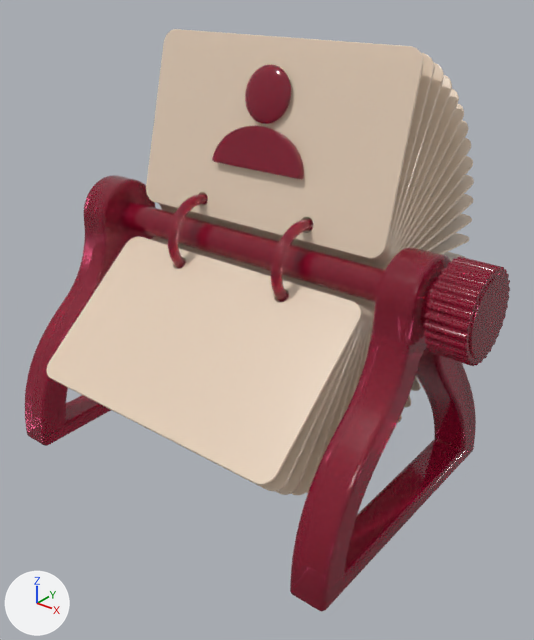
One commit to the glTF model deploycli/awsicons/models/aws/cognito.glb: the scene before it, then after it.
Rendered twice from a 50 mm camera at (2.85, -3.36, 3.1) aimed at (0.16, 0.0, 1.02). Arrows for +X, +Y and +Z are at lower left; the lights stay in place. The first picture is the older version. Where no turn or scale is listed for an object, it has been applied to the vertices.

The older version as bpy lines, for what is in view:
```python
ob_card_retaining_ring_001 = bpy.data.objects.new('Card retaining ring.001', me_torus_001)
ob_card_retaining_ring_001.location = (0.42, 0.0, 1.47)
ob_fluted_thumbwheel = bpy.data.objects.new('Fluted thumbwheel', me_fluted_thumbwheel)
ob_fluted_thumbwheel.location = (0.0, 0.0, 0.0)
ob_profile_card_34 = bpy.data.objects.new('Profile card 34', me_profile_card_01)
ob_profile_card_34.location = (0.0, 0.0, 1.47)
ob_profile_card_34.rotation_euler = (2.269, 0.0, 0.0)  # degrees (130, 0, 0)
ob_profile_head = bpy.data.objects.new('Profile head', me_sphere)
ob_profile_head.location = (0.0, 0.209, 2.383)
ob_profile_shoulders = bpy.data.objects.new('Profile shoulders', me_profile_shoulders)
ob_profile_shoulders.location = (0.0, 0.0, 1.47)
ob_spindle = bpy.data.objects.new('Spindle', me_spindle)
ob_spindle.location = (0.0, 0.0, 0.0)
ob_swept_ruby_glass_leg = bpy.data.objects.new('Swept ruby-glass leg', me_sculpted_leg_with_integral_sole)
ob_swept_ruby_glass_leg.location = (0.0, 0.0, 0.0)
ob_swept_ruby_glass_leg_001 = bpy.data.objects.new('Swept ruby-glass leg.001', me_sculpted_leg_with_integral_sole_001)
ob_swept_ruby_glass_leg_001.location = (0.0, 0.0, 0.0)
ob_thumbwheel_face = bpy.data.objects.new('Thumbwheel face', me_thumbwheel_face)
ob_thumbwheel_face.location = (0.0, 0.0, 0.0)
# also in view: 'Card retaining ring' at (-0.42, 0.0, 1.47); 'Profile card 07' at (0.0, 0.57, 1.88); 'Profile card 01' at (0.0, 0.18, 2.15); 'Profile card 05' at (0.0, 0.46, 2.0); 'Profile card 03' at (0.0, 0.33, 2.09)
```
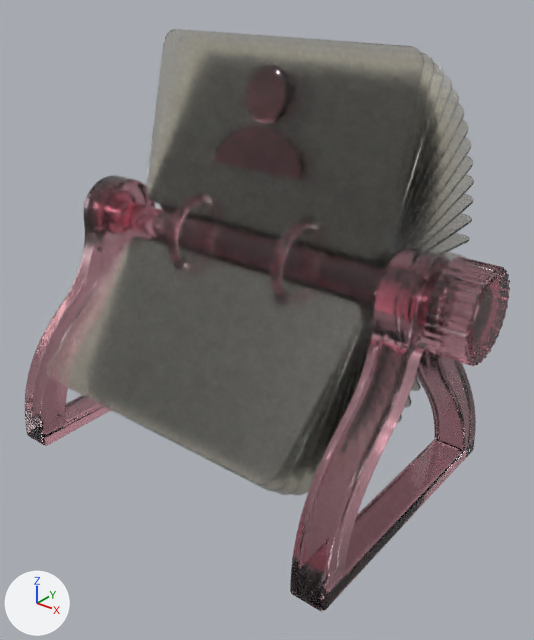
Location of each change, [x1, y1, x2, y2] in pixels of the pictures (534 x 640 px):
'Profile card 34', recoloured, surface changed: [46, 236, 362, 485] in both
'Profile card 01', recoloured, surface changed: [146, 29, 424, 259] in both
'Swept ruby-glass leg.001', recoloured, surface changed: [290, 247, 476, 611] in both
'Swept ruby-glass leg', recoloured, surface changed: [25, 175, 155, 446] in both
'Spindle', recoloured, surface changed: [121, 202, 385, 302] in both
'Fluted thumbwheel', recoloured, surface changed: [424, 257, 510, 366] in both
'Profile shoulders', recoloured, surface changed: [212, 126, 304, 179] in both
'Profile head', recoloured, surface changed: [245, 65, 291, 124] in both
'Thumbwheel face', recoloured, surface changed: [469, 275, 508, 359] in both
'Profile card 33', recoloured, surface changed: [67, 258, 363, 491] in both
'Profile card 02', recoloured, surface changed: [201, 53, 434, 259] in both
'Profile card 32', recoloured, surface changed: [177, 260, 365, 495] in both
'Profile card 03', recoloured, surface changed: [202, 63, 444, 259] in both
'Profile card 05', recoloured, surface changed: [161, 89, 459, 261] in both
'Profile card 31', recoloured, surface changed: [185, 261, 366, 495] in both
'Profile card 06', recoloured, surface changed: [158, 104, 464, 262] in both
'Profile card 07', recoloured, surface changed: [159, 120, 468, 264] in both
'Profile card 04', recoloured, surface changed: [159, 75, 452, 260] in both
'Profile card 08', recoloured, surface changed: [161, 138, 471, 266] in both
'Profile card 09', recoloured, surface changed: [161, 156, 473, 268] in both
'Card retaining ring.001', recoloured, surface changed: [271, 219, 313, 303] in both
'Card retaining ring', recoloured, surface changed: [168, 194, 208, 269] in both
'Profile card 10', recoloured, surface changed: [161, 175, 474, 270] in both
'Profile card 30', recoloured, surface changed: [288, 294, 368, 493] in both
'Profile card 11', recoloured, surface changed: [414, 194, 473, 249] in both
'Profile card 12', recoloured, surface changed: [421, 214, 472, 251] in both
'Profile card 13', recoloured, surface changed: [430, 233, 469, 254] in both
'Profile card 29', recoloured, surface changed: [341, 305, 370, 419] in both
'Profile card 24', recoloured, surface changed: [154, 237, 375, 307] in both
'Profile card 25', recoloured, surface changed: [152, 238, 374, 311] in both
'Wheel collar', recoloured, surface changed: [420, 273, 442, 330] in both
'Profile card 26', recoloured, surface changed: [151, 239, 374, 316] in both
'Profile card 28', recoloured, surface changed: [355, 303, 372, 390] in both
'Profile card 27', recoloured, surface changed: [157, 241, 374, 353] in both
'Profile card 21', recoloured, surface changed: [411, 376, 421, 391] in both
'Profile card 23', recoloured, surface changed: [153, 237, 402, 423] in both
'Profile card 22', recoloured, surface changed: [404, 395, 411, 407] in both

The change, as a list of edits to the scene's bpy script:
```text
Change mat_ruby_glass:
    mat_ruby_glass.base_color: (0.48, 0.009, 0.05) -> (0.98, 0.48, 0.57)  # red #b8183f -> pink #fdb8c7
    mat_ruby_glass.roughness: 0.12 -> 0.09
    mat_ruby_glass.ior: 1.47 -> 1.48
    mat_ruby_glass.transmission_weight: 0.64 -> 1.0
Change mat_frosted_ivory_glass:
    mat_frosted_ivory_glass.base_color: (0.96, 0.77, 0.6) -> (0.995, 0.97, 0.9)  # beige #fae3cb -> white #fefcf3
    mat_frosted_ivory_glass.roughness: 0.28 -> 0.19
    mat_frosted_ivory_glass.transmission_weight: 0.22 -> 1.0
```
